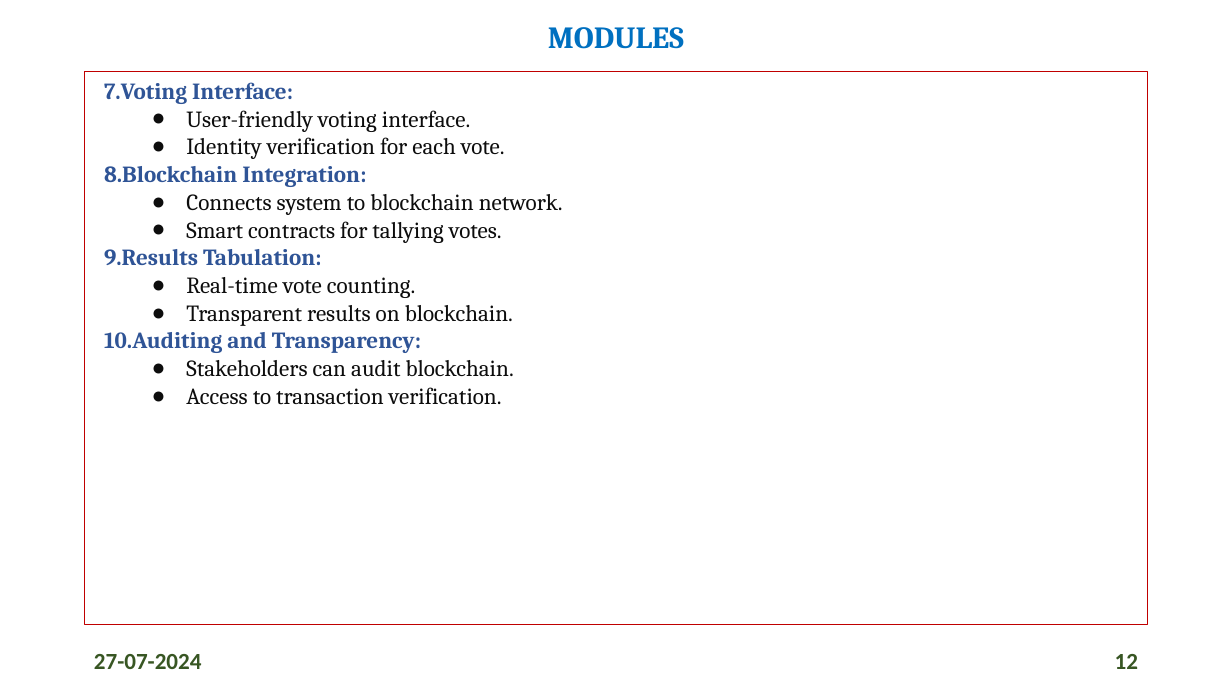
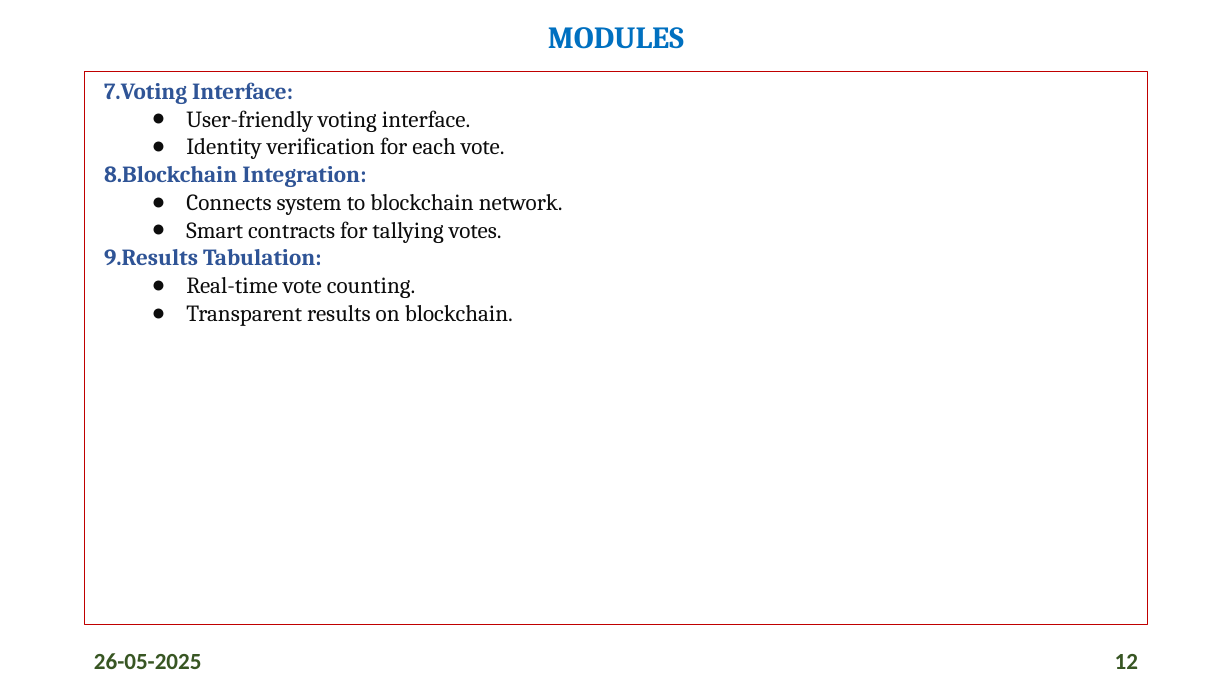
Before and after one commit to singhnileshh/Voting-Using-Blockchain, a slide deck: slide 12 of Final_year_ppt.pptx. Drawn at 1232x693 pixels with LibreOffice and Linux fonts; fonts in the diff are those of the drawing. Boxes give left, top, right and bottom in pixels: in the first picture for what was removed or moved away, otherwise in the second. Text is boxed around its words. In the diff, an @@ line names an element or a change of style, - is before the commit and + after.

```diff
--- a/Final_year_ppt.pptx
+++ b/Final_year_ppt.pptx
@@ text at (104, 332, 514, 405): paragraphs removed @@
-10.Auditing and Transparency:
-  ● Stakeholders can audit blockchain.
-  ● Access to transaction verification.
@@ text at (94, 653, 202, 669): text changed @@
-27-07-2024
+26-05-2025
```
Also in this commit, not shown: 14 other slides changed, 1 slide removed.
